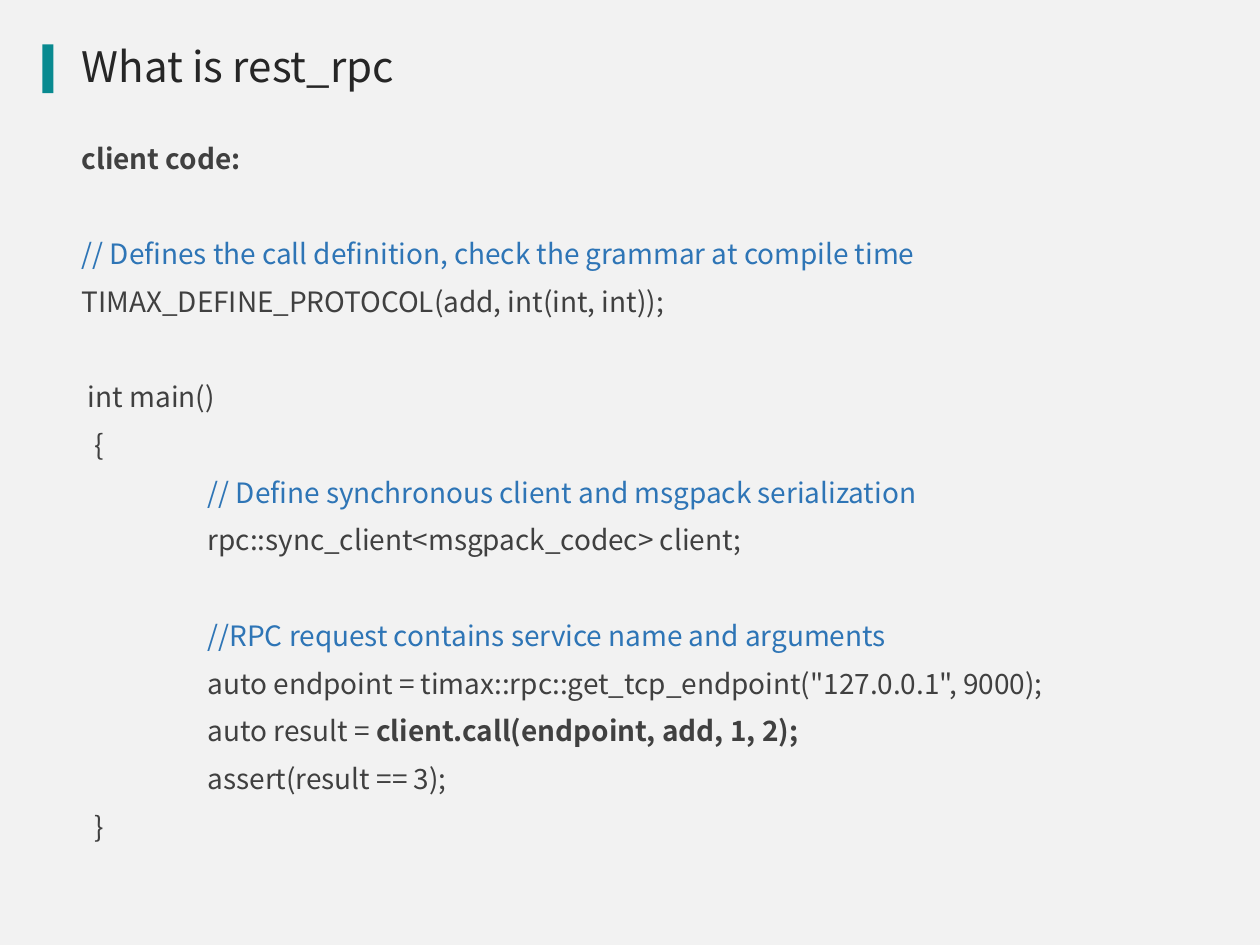
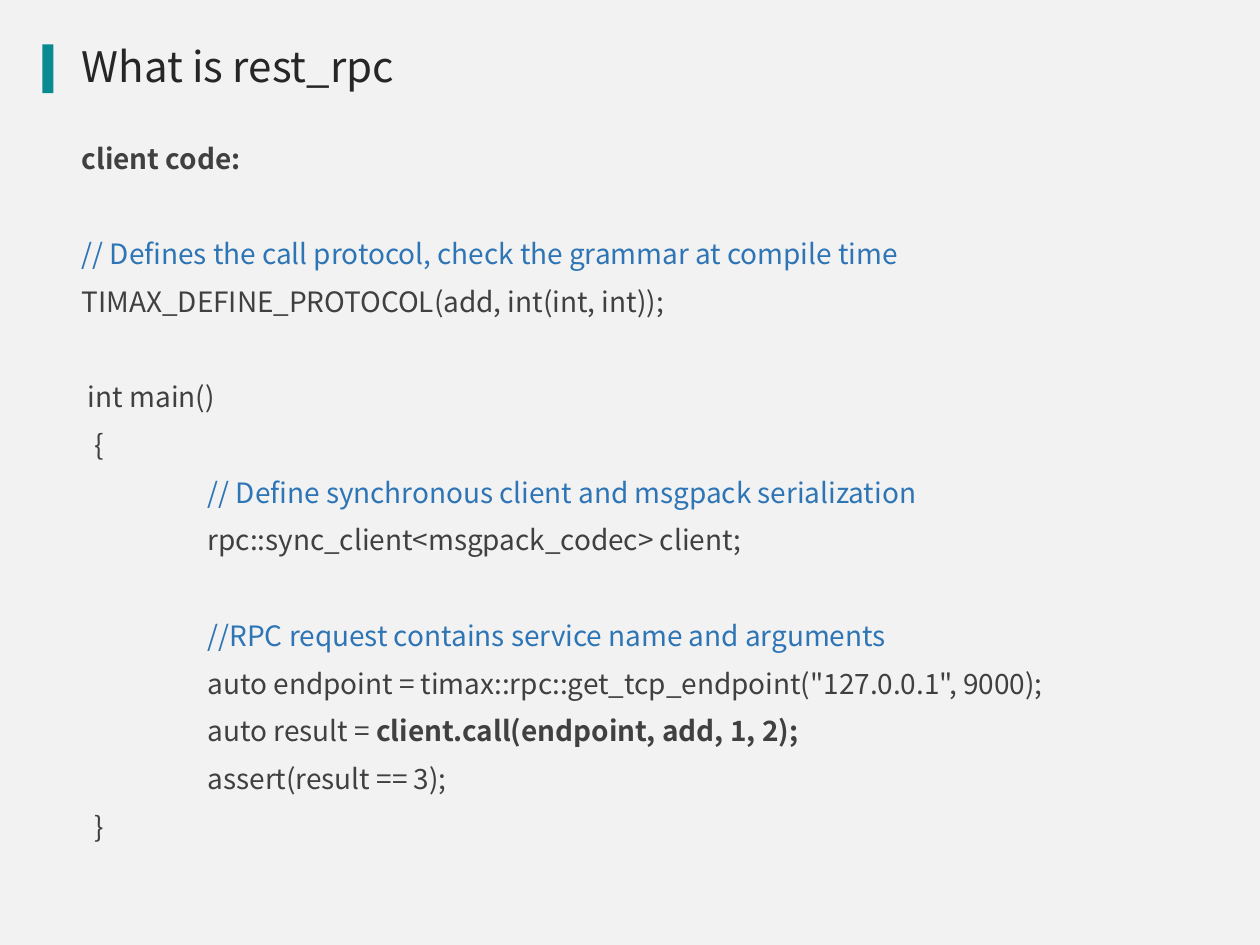
Before and after one commit to qicosmos/cppnow2017-ppt, a slide deck: slide 10 of An easy to use RPC framework implemented by c++11 and c++14.pptx. Drawn at 1260x945 pixels with LibreOffice and Linux fonts; fonts in the diff are those of the drawing; background and template pictures are left out. Boxes give left, top, right and bottom in pixels: in the first picture for what was removed or moved away, otherwise in the second. Text is boxed around its words. In the diff, an @@ line names an element or a change of style, - is before the commit and + after.

```diff
--- a/An easy to use RPC framework implemented by c++11 and c++14.pptx
+++ b/An easy to use RPC framework implemented by c++11 and c++14.pptx
@@ text at [110,241,898,271]: text changed @@
-// Defines the call definition, check the grammar at compile time
+// Defines the call protocol, check the grammar at compile time
```
Also in this commit, not shown: 4 other slides changed.
